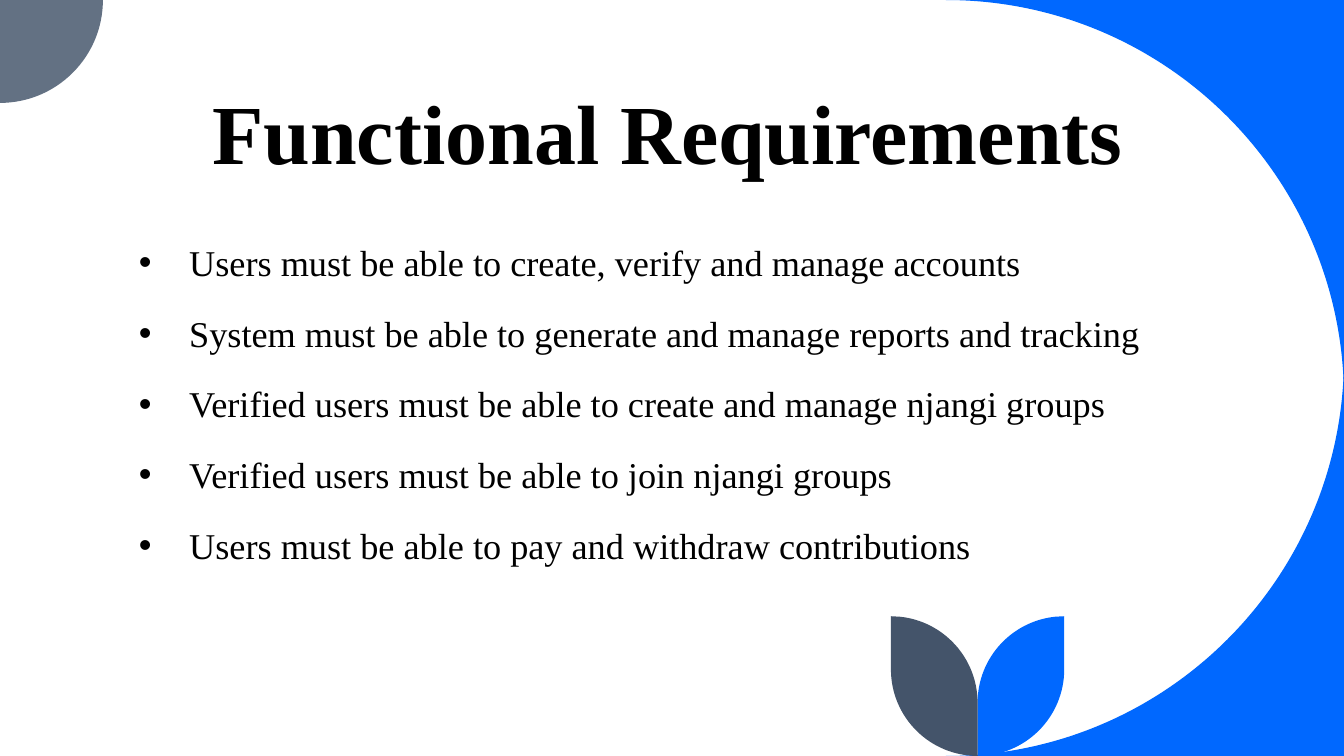
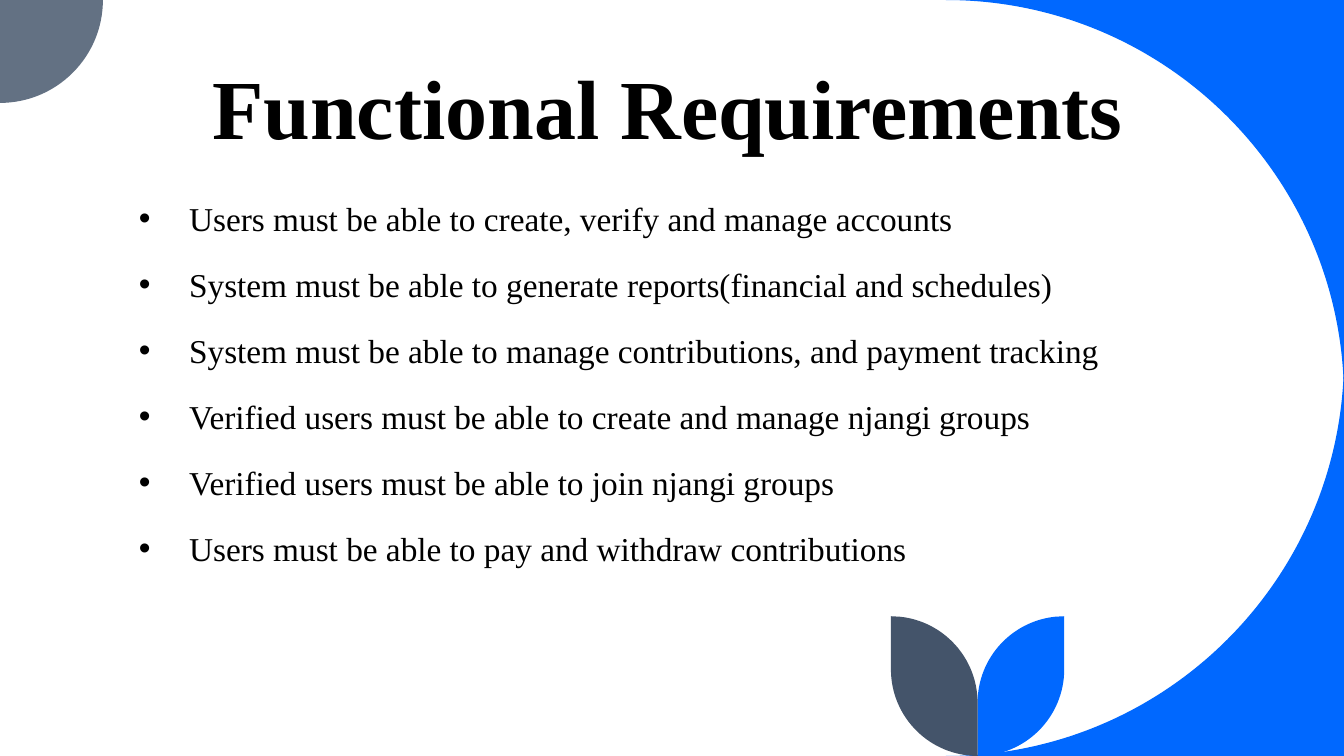
Before and after one commit to Fuangi/Landmark-njangi-hub, a slide deck: slide 11 of njangi.pptx. Drawn at 1344x756 pixels with LibreOffice and Linux fonts; fonts in the diff are those of the drawing. Boxes give left, top, right and bottom in pixels: in the first picture for what was removed or moved away, otherwise in the second. Text is boxed around its words. In the diff, an @@ line names an element or a change of style, - is before the commit and + after.

Commit message:
More edits on the presentation for requirements, added some of Emmanuel's work

```diff
--- a/njangi.pptx
+++ b/njangi.pptx
@@ title "Functional Requirements": place and size @@
-title "Functional Requirements" at [212, 105, 1122, 180]
+title "Functional Requirements" at [212, 80, 1122, 154]
@@ text "Users must be able to ...": place and size @@
-text "Users must be able to ..." at [189, 250, 1139, 566]
+text "Users must be able to ..." at [189, 207, 1098, 568]
@@ text at [189, 207, 1030, 568]: size 25.9 to 23.8 pt in "Users must be able to create, verify ...", "Verified users must be able to create ...", "Verified users must be able to join ...", "Users must be able to pay and ..." @@
@@ text at [189, 273, 1098, 370]: text changed; size 25.9 to 23.8 pt @@
-• System must be able to generate and manage reports and tracking
+• System must be able to generate reports(financial and schedules)
+• System must be able to manage contributions, and payment tracking
```
Also in this commit, not shown: 1 other slide changed, 2 slides added, 1 slide removed, 4 other files.
